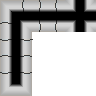
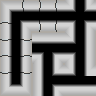
Two versions of the same layered image (96×96). Layer-by-layer changes:
added layer "Layer 7 copy 10" in group "Wall Grunge Shading" over [32, 56, 84, 64]
added layer "Layer 7 copy 9" in group "Wall Grunge Shading" over [52, 64, 96, 72]
added layer "Layer 7 copy 8" in group "Wall Grunge Shading" over [32, 32, 84, 40]
added layer "Layer 7 copy 6" in group "Wall Grunge Shading" over [32, 44, 40, 96]
added layer "Layer 7 copy 7" in group "Wall Grunge Shading" over [56, 44, 64, 96]
painted on "Layer 7 copy 4" (1st of 2, in "Wall Grunge Shading") over [64, 0, 73, 96]
painted on "Layer 7 copy 4" (2nd of 2, in "Wall Grunge Shading") over [88, 67, 96, 96]
painted on "Layer 7 copy 5", masked it over [32, 88, 96, 96]
moved "Layer 5 copy" above "Layer 4 copy 2", painted on it over [84, 32, 88, 96]
painted on "Layer 4 copy 2" over [72, 41, 76, 96]
added layer "Layer 4 copy 9" in group "Top Shading" over [52, 44, 56, 96]
added layer "Layer 4 copy 8" in group "Top Shading" over [40, 44, 44, 96]
added layer "Layer 4 copy 7" in group "Top Shading" over [32, 72, 96, 76]
added layer "Layer 4 copy 6" in group "Top Shading" over [32, 40, 96, 44]
added layer "Layer 4 copy 5" in group "Top Shading" over [32, 52, 96, 56]
painted on "Black Void" over [11, 11, 96, 96]
painted on "Shading" over [32, 32, 96, 96]
painted on "Layer 6 copy" over [32, 32, 96, 96]
